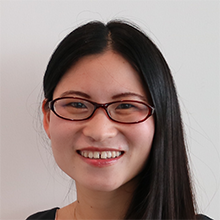
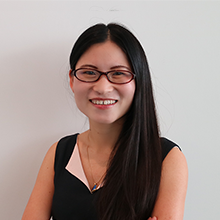
The second 220×220 image is a revision of the first. Changes to its layers:
added layer "图层 3" above "图层 2" over [0, 11, 220, 220]
renamed "图层 1" to "图层 2", painted on it over [0, 0, 220, 220]
